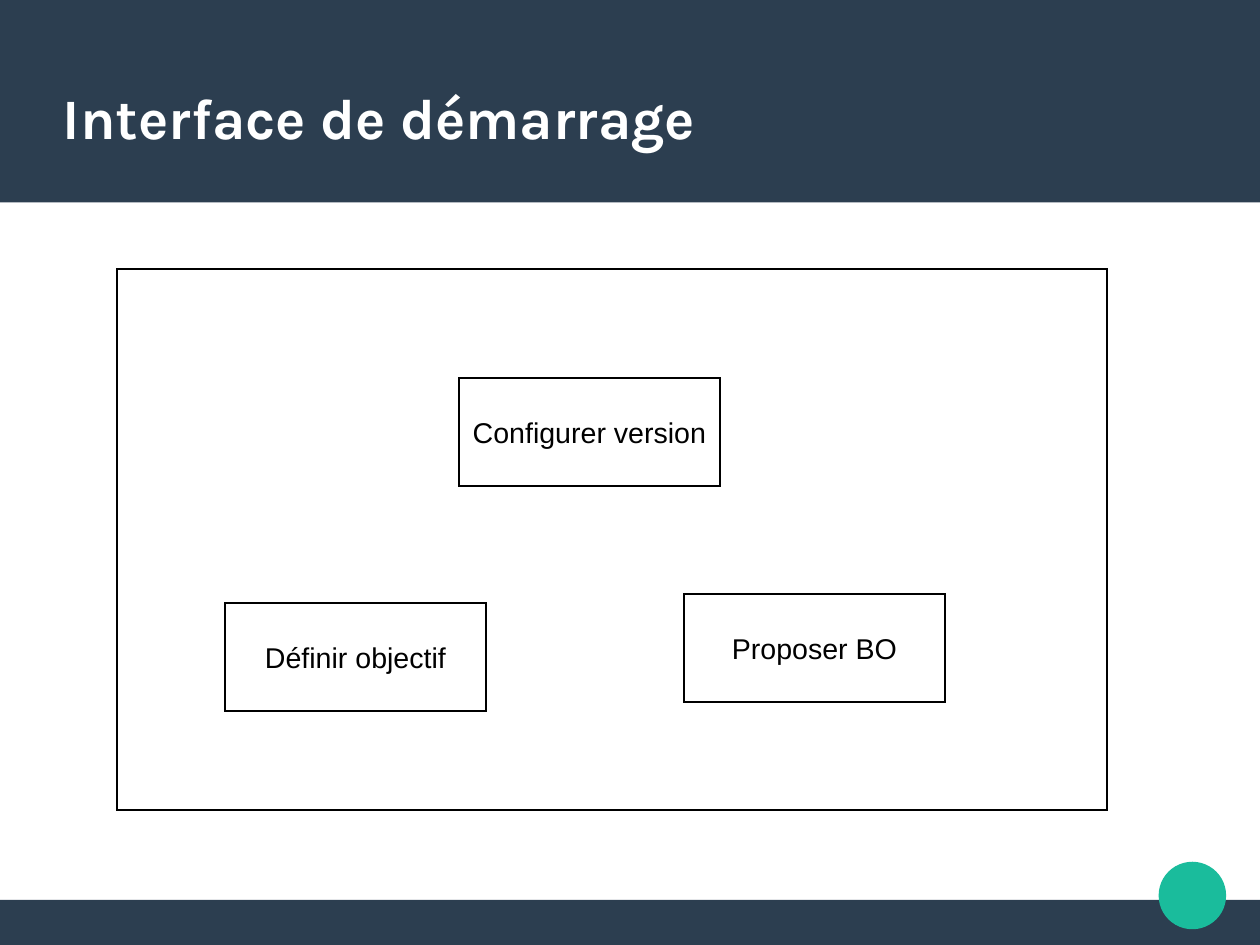
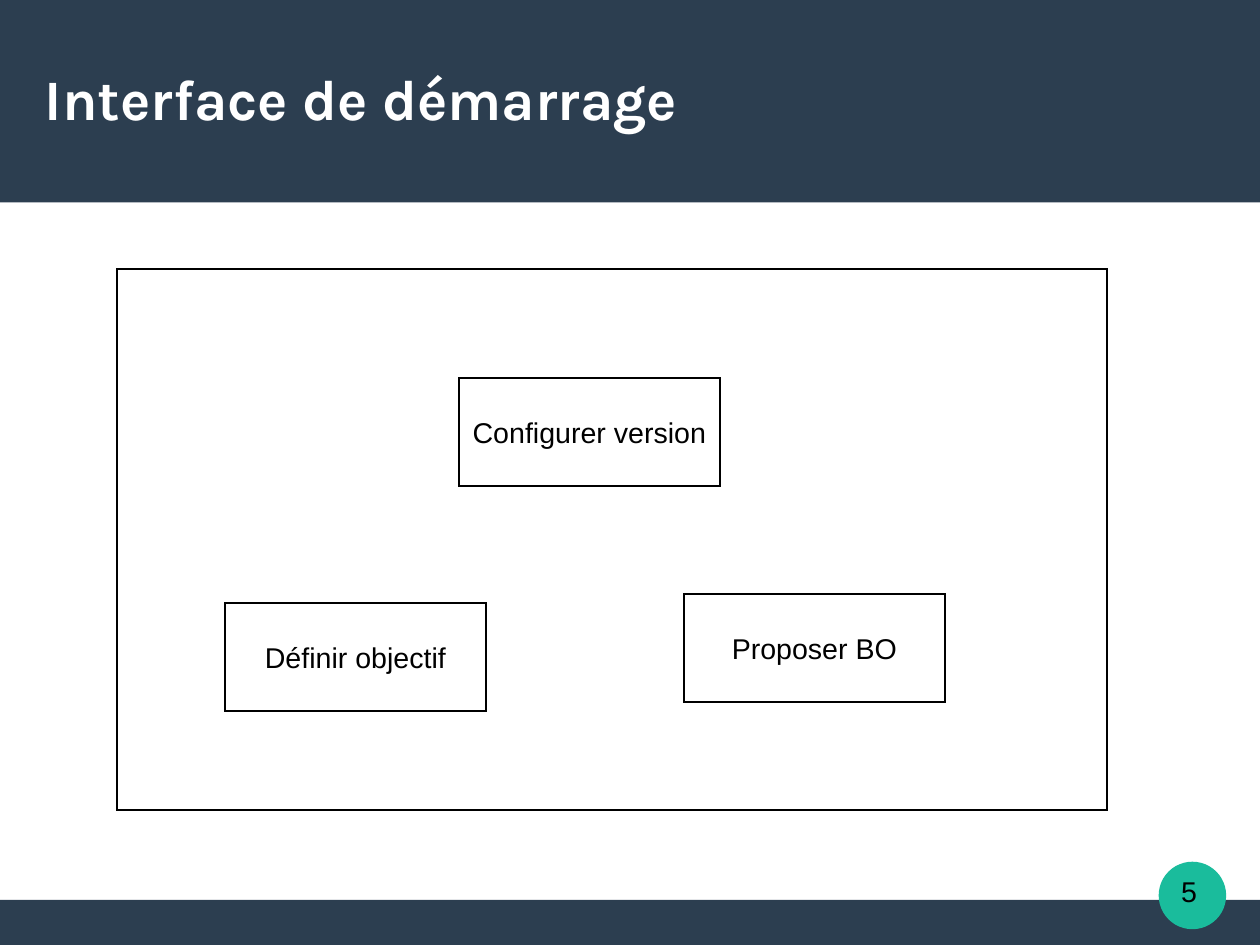
Before and after one commit to natmaurice/tme-il-smartbuilders, a slide deck: slide 5 of IL.odp. Drawn at 1260x945 pixels with LibreOffice and Linux fonts; fonts in the diff are those of the drawing. Boxes give left, top, right and bottom in pixels: in the first picture for what was removed or moved away, otherwise in the second. Text is boxed around its words. In the diff, an @@ line names an element or a change of style, - is before the commit and + after.

```diff
--- a/IL.odp
+++ b/IL.odp
@@ freeform shape removed at (0,0,1260,202) @@
@@ rectangle added at (0,0,1260,202), fill #2C3E50 @@
@@ title "Interface de démarrage": place and size @@
-title "Interface de démarrage" at (63,94,695,152)
+title "Interface de démarrage" at (45,75,677,133)
@@ freeform shape removed at (1159,862,1227,930) @@
@@ ellipse added at (1159,862,1227,930), fill #1ABC9C @@
@@ text added at (1181,882,1197,903), 18 pt, text #000000 @@
+5
@@ freeform shape removed at (0,900,1260,944) @@
@@ rectangle added at (0,900,1260,944), fill #2C3E50 @@
```
Also in this commit, not shown: 17 other slides changed, 6 slides added, 1 slide removed.
